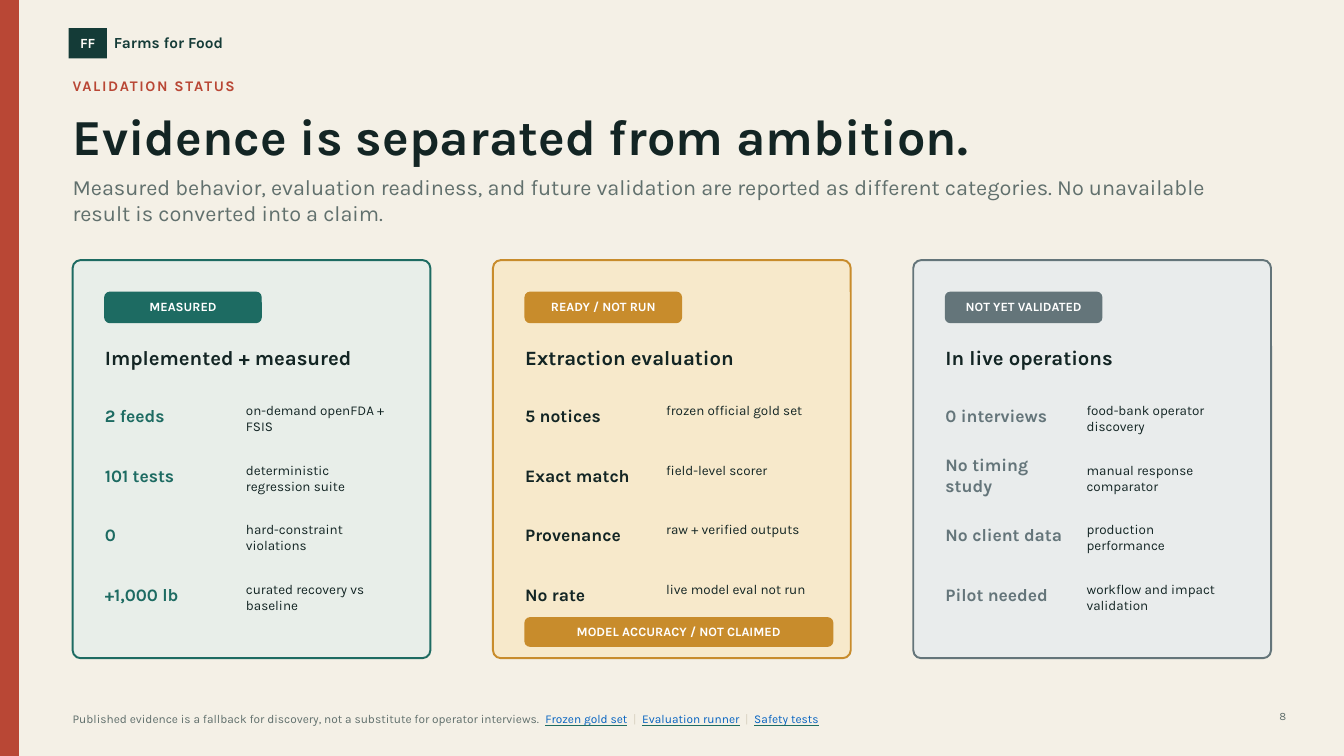
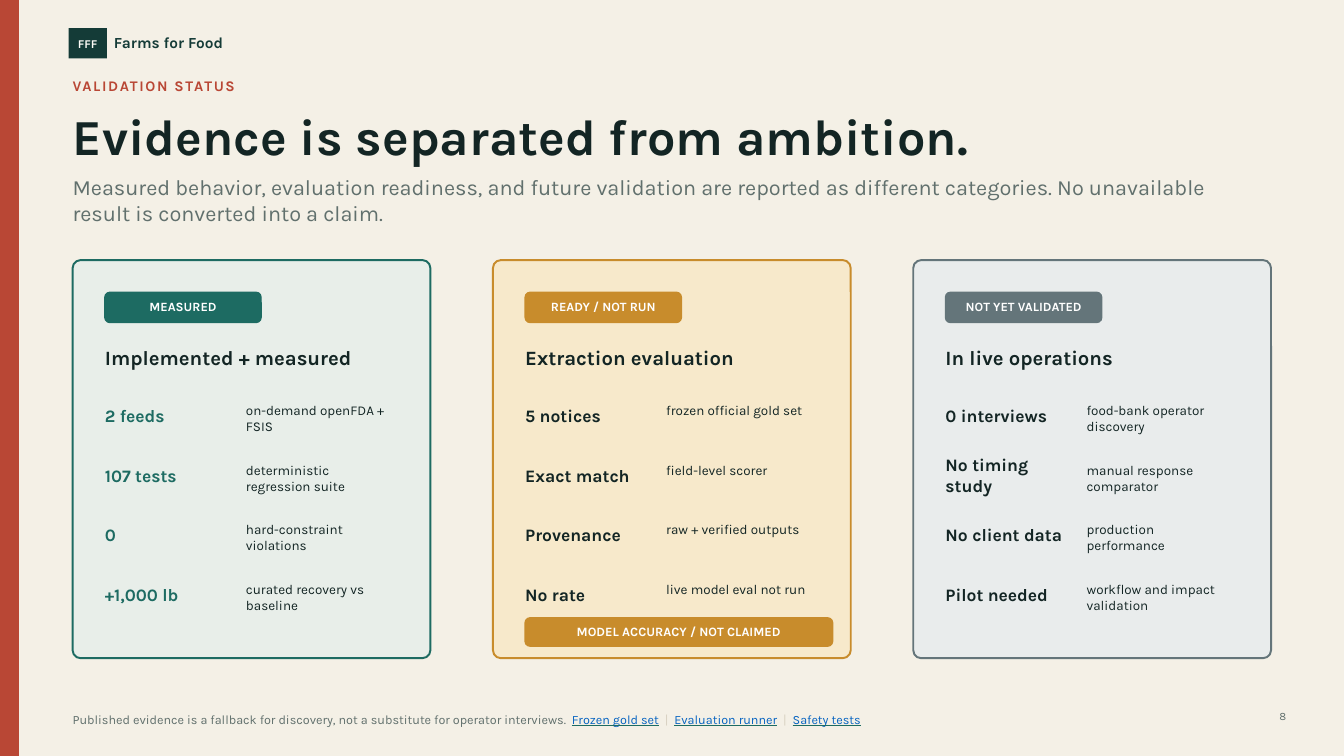
Before and after one commit to Sebastian-Alexis/ai_supplychain_foodbank, a slide deck: slide 8 of deliverables/Farms_for_Food_pitch_deck.pptx. Drawn at 1344x756 pixels with LibreOffice and Linux fonts; fonts in the diff are those of the drawing. Boxes give left, top, right and bottom in pixels: in the first picture for what was removed or moved away, otherwise in the second. Text is boxed around its words. In the diff, an @@ line names an element or a change of style, - is before the commit and + after.

```diff
--- a/deliverables/Farms_for_Food_pitch_deck.pptx
+++ b/deliverables/Farms_for_Food_pitch_deck.pptx
@@ text in rectangle at [78, 40, 98, 48]: text changed; size 10 to 8.5 pt @@
-FF
+FFF
@@ text at [105, 470, 176, 483]: text changed @@
-101 tests
+107 tests
@@ text colour #64757A to #132524 in 4 elements at [945, 409, 1047, 423], [945, 458, 1028, 497], [945, 528, 1062, 542], [945, 588, 1048, 602] @@
@@ text "Published evidence is a fallback ..." at [73, 715, 861, 727]: size 8.5 to 9 pt @@
```
Also in this commit, not shown: 8 other slides changed, 9 other files.
